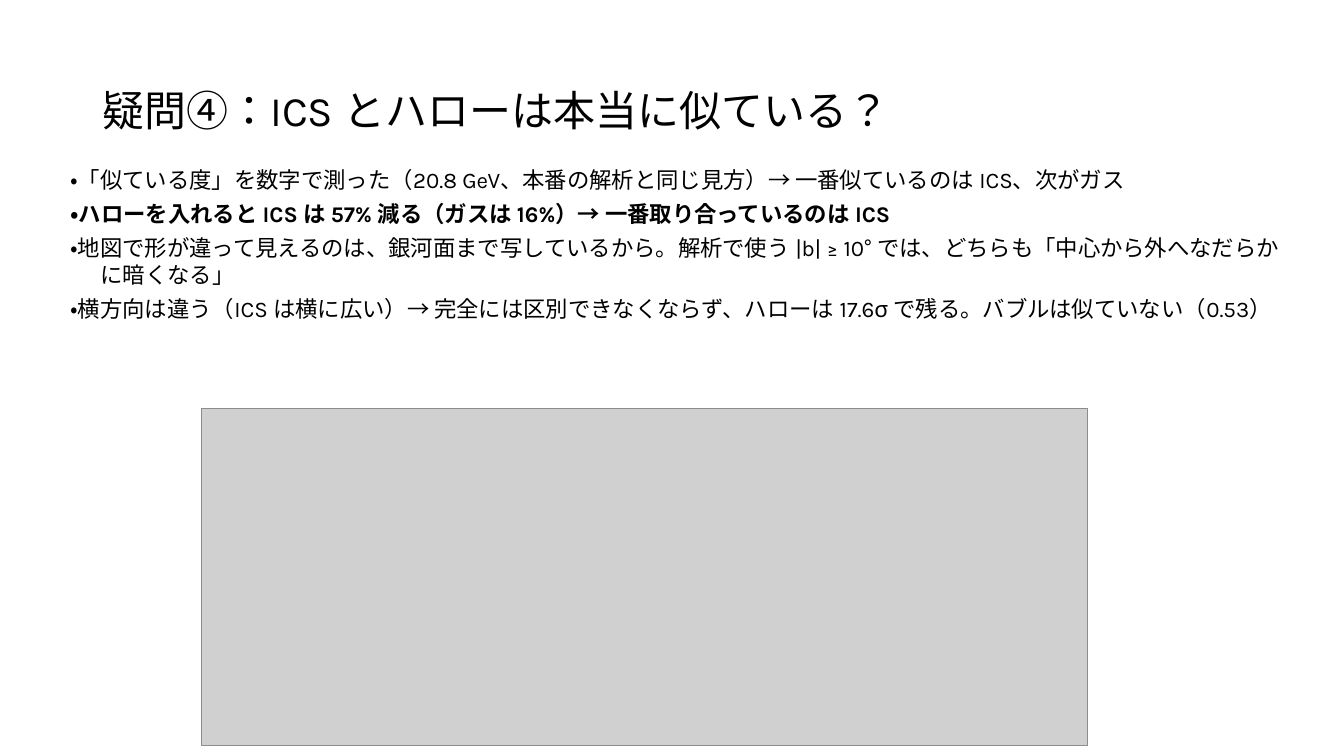
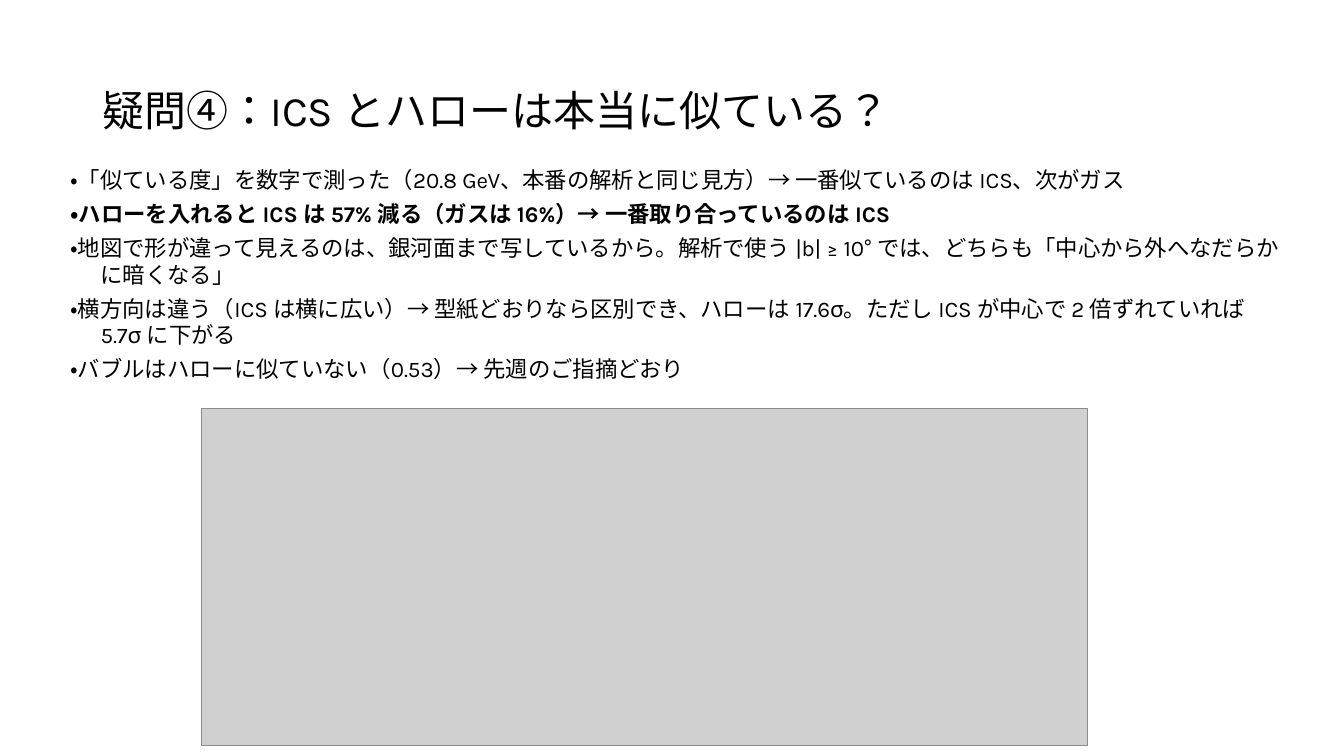
Before and after one commit to Mikann20041029/darkmatter-slides, a slide deck: slide 6 of slides/2026-10-09_研究報告_10枚版.pptx. Drawn at 1344x756 pixels with LibreOffice and Linux fonts; fonts in the diff are those of the drawing; grey boxes stand for pictures. Boxes give left, top, right and bottom in pixels: in the first picture for what was removed or moved away, otherwise in the second. Text is boxed around its words. In the diff, an @@ line names an element or a change of style, - is before the commit and + after.

```diff
--- a/slides/2026-10-09_研究報告_10枚版.pptx
+++ b/slides/2026-10-09_研究報告_10枚版.pptx
@@ text at (x1=70, y1=298, x2=1246, y2=379): text changed @@
-・横方向は違う（ICS は横に広い）→ 完全には区別できなくならず、ハローは 17.6σ で残る。バブルは似ていない（0.53）
+・横方向は違う（ICS は横に広い）→ 型紙どおりなら区別でき、ハローは 17.6σ。ただし ICS が中心で 2 倍ずれていれば 5.7σ に下がる
+・バブルはハローに似ていない（0.53）→ 先週のご指摘どおり
```
Also in this commit, not shown: 1 other slide changed.
